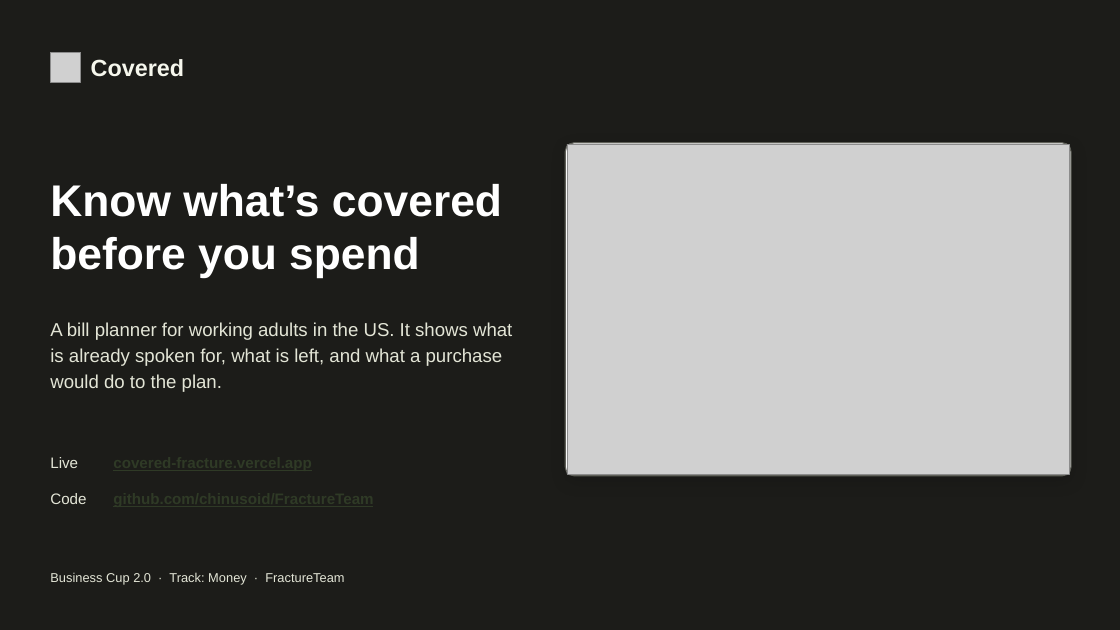
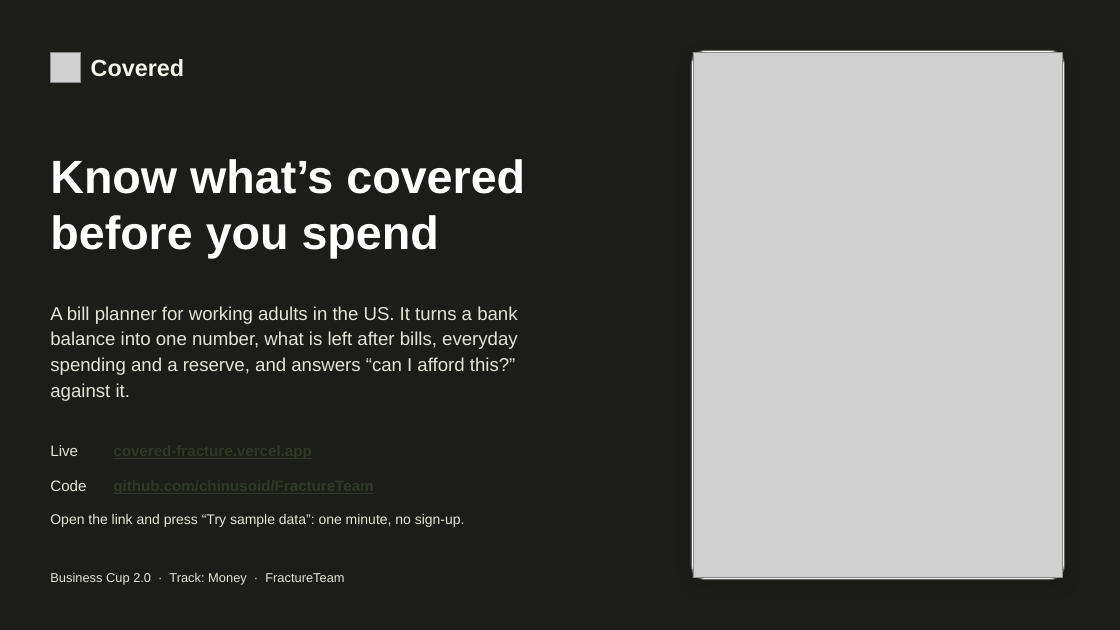
Before and after one commit to chinusoid/FractureTeam, a slide deck: slide 1 of pitch/covered-pitch.pptx. Drawn at 1120x630 pixels with LibreOffice and Linux fonts; fonts in the diff are those of the drawing; grey boxes stand for pictures. Boxes give left, top, right and bottom in pixels: in the first picture for what was removed or moved away, otherwise in the second. Text is boxed around its words. In the diff, an @@ line names an element or a change of style, - is before the commit and + after.

```diff
--- a/pitch/covered-pitch.pptx
+++ b/pitch/covered-pitch.pptx
@@ rounded rectangle: place and size @@
-rounded rectangle at bbox=[565, 143, 1071, 476]
+rounded rectangle at bbox=[691, 50, 1065, 580]
@@ rounded rectangle at bbox=[691, 50, 1065, 580]: proportions changed @@
@@ picture: place and size @@
-picture at bbox=[567, 145, 1070, 474]
+picture at bbox=[693, 52, 1063, 578]
@@ text "Know what’s covered": place and size @@
-text "Know what’s covered" at bbox=[50, 184, 502, 278]
+text "Know what’s covered" at bbox=[50, 159, 525, 258]
@@ text "Know what’s covered" at bbox=[50, 159, 525, 258]: size 38 to 40 pt @@
@@ text at bbox=[50, 306, 518, 401]: text changed @@
-A bill planner for working adults in the US. It shows what is already spoken for, what is left, and what a purchase would do to the plan.
+A bill planner for working adults in the US. It turns a bank balance into one number, what is left after bills, everyday spending and a reserve, and answers “can I afford this?” against it.
@@ text "Live": place and size @@
-text "Live" at bbox=[50, 457, 78, 468]
+text "Live" at bbox=[50, 445, 78, 456]
@@ text "Code": place and size @@
-text "Code" at bbox=[50, 493, 86, 504]
+text "Code" at bbox=[50, 480, 86, 491]
@@ text added at bbox=[50, 514, 465, 527], 12 pt, text #E3E5D6 @@
+Open the link and press “Try sample data”: one minute, no sign-up.
```
Also in this commit, not shown: 9 other slides changed, 22 other files.
